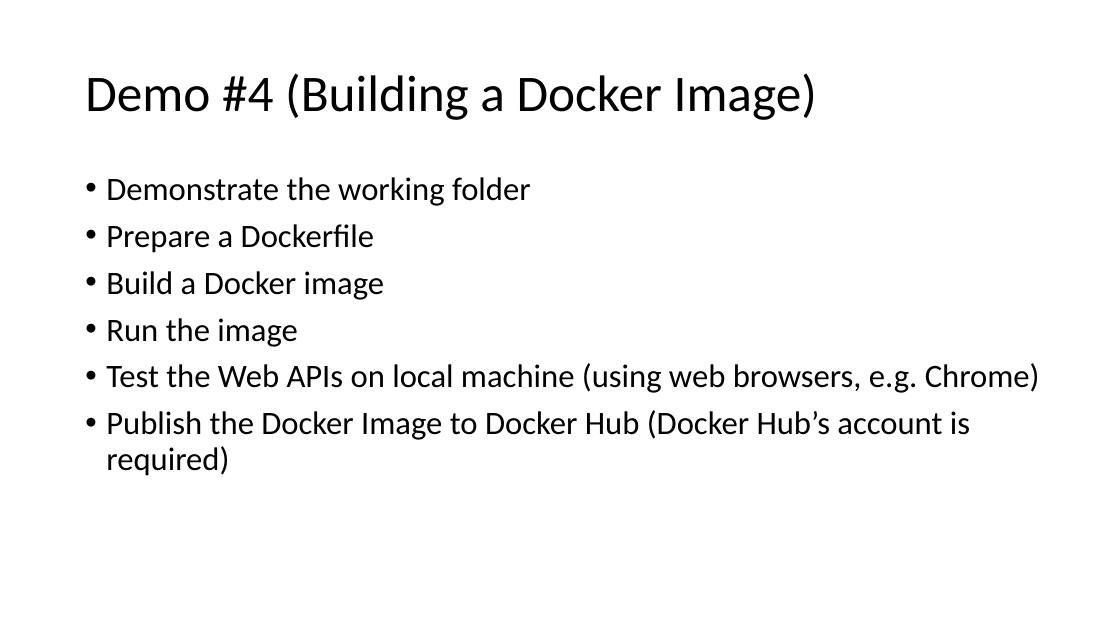
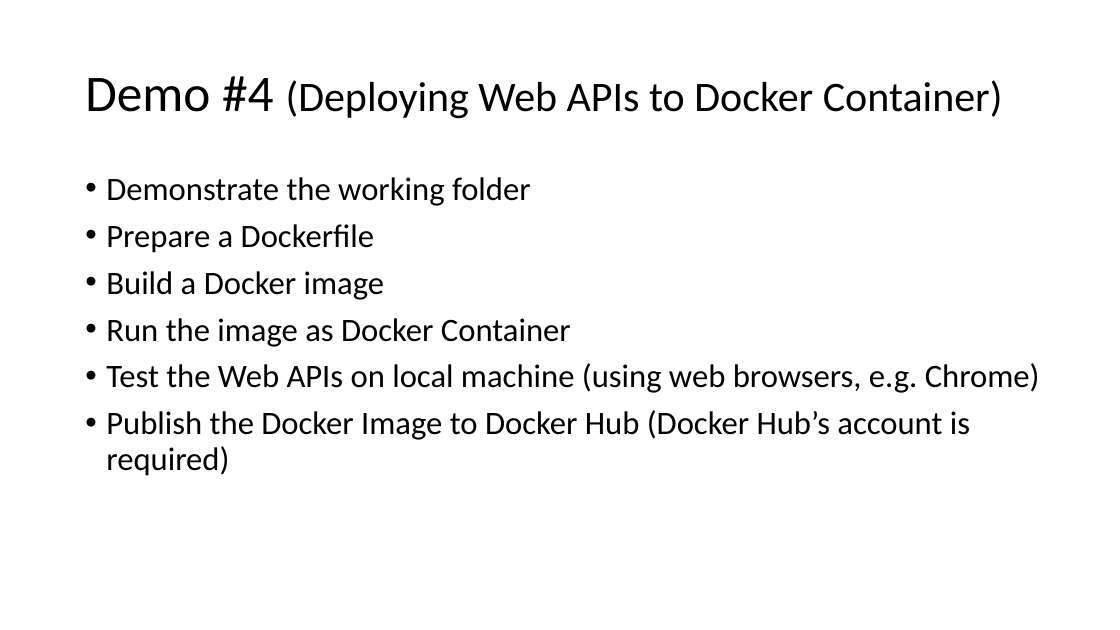
Before and after one commit to raymondowf/rconf-2020, a slide deck: slide 14 of slides.pptx (slide 13 before the commit). Drawn at 1120x630 pixels with LibreOffice and Linux fonts; fonts in the diff are those of the drawing; background and template pictures are left out. Boxes give left, top, right and bottom in pixels: in the first picture for what was removed or moved away, otherwise in the second. Text is boxed around its words. In the diff, an @@ line names an element or a change of style, - is before the commit and + after.

```diff
--- a/slides.pptx
+++ b/slides.pptx
@@ title at (85,76,1003,119): text changed; size 44 to 36 pt @@
-Demo #4 (Building a Docker Image)
+Demo #4 (Deploying Web APIs to Docker Container)
@@ text at (106,318,571,347): text changed @@
-• Run the image
+• Run the image as Docker Container
```
Also in this commit, not shown: 9 other slides changed, 1 slide added, 3 other files.
